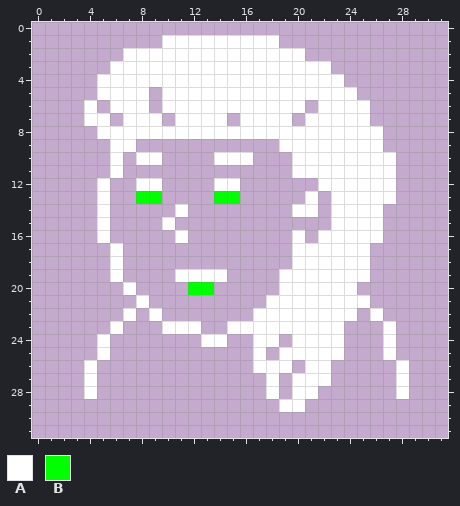
Two versions of one pixel-art sprite, apocalypse/core/assets/portrait/Portrait02.png. Above: the version before the commit.
The file is 32x32 pixels.
Palette (. is transparent): A #ffffff  B #00ff00
Pixels before, first column x 4:
 1 ......AAAAAAAAA..........
 2 ...AAAAAAAAAAAAAA........
 3 ..AAAAAAAAAAAAAAAAA......
 4 .AAAAAAAAAAAAAAAAAAA.....
 5 .AAAA.AAAAAAAAAAAAAAA....
 6 A.AAA.AAAAAAAAAAA.AAAA...
 7 AA.AAA.AAAA.AAAA.AAAAA...
 8 .AAAAAAAAAAAAAAAAAAAAAA..
 9 ..AA...........AAAAAAAA..
10 ..A.AA....AAA...AAAAAAAA.
11 ..A.............AAAAAAAA.
12 .A..AA....AA......AAAAAA.
13 .A..BB....BB.....A.AAAAA.
14 .A.....A........AA.AAAA..
15 .A....A............AAAA..
16 .A.....A........A.AAAAA..
17 ..A.............AAAAAA...
18 ..A.............AAAAAA...
19 ..A....AAAA....AAAAAAA...
20 ...A....BB.....AAAAAA....
21 ....A.........AAAAAAAA...
22 ...A.A.......AAAAAAAA.A..
23 ..A...AAA..AAAAAAAAA...A.
24 .A.......AA..AA.AAAA...A.
25 .A...........A.AAAAA...A.
26 A............AAA.AA.....A
27 A.............A.AAA.....A
28 A.............A.AA......A
29 ...............AA........
After:
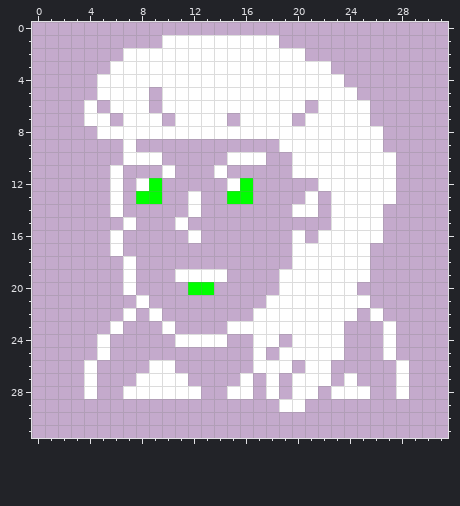
Edits made:
Colour A now appears in row 10 at x 7 and 17; in row 11 at x 10 and 14; in row 12 at x 6; in rows 13 to 14 at x 6 and 12; in row 15 at x 7 and 11; in row 16 at x 6 and 12.
Colour A now appears in rows 18 to 19 at x 7; in row 24 at x 11 to 12; in row 26 at x 9 to 10; in row 27 at x 8 to 11, 16 and 24; in row 28 at x 7 to 12, 15 to 16 and 23 to 25.
Colour B now appears in rows 12 to 13 at x 16.
The author changed colour A to colour B in row 12 at x 9.
Colour A is removed in row 9 at x 6; in row 10 at x 6 and 14; in row 12 at x 5 and 14; in row 13 at x 5; in row 14 at x 5 and 11; in row 15 at x 5 and 10.
Colour A is removed in row 16 at x 5 and 11; in rows 18 to 19 at x 6; in row 23 at x 11 to 12.
Colour B is removed in row 13 at x 14.
Boxes around the changes in both pictures, in picture pixels (x1, y1, x2, y2):
changed: (97, 139, 266, 399)
added: (331, 373, 370, 399)
